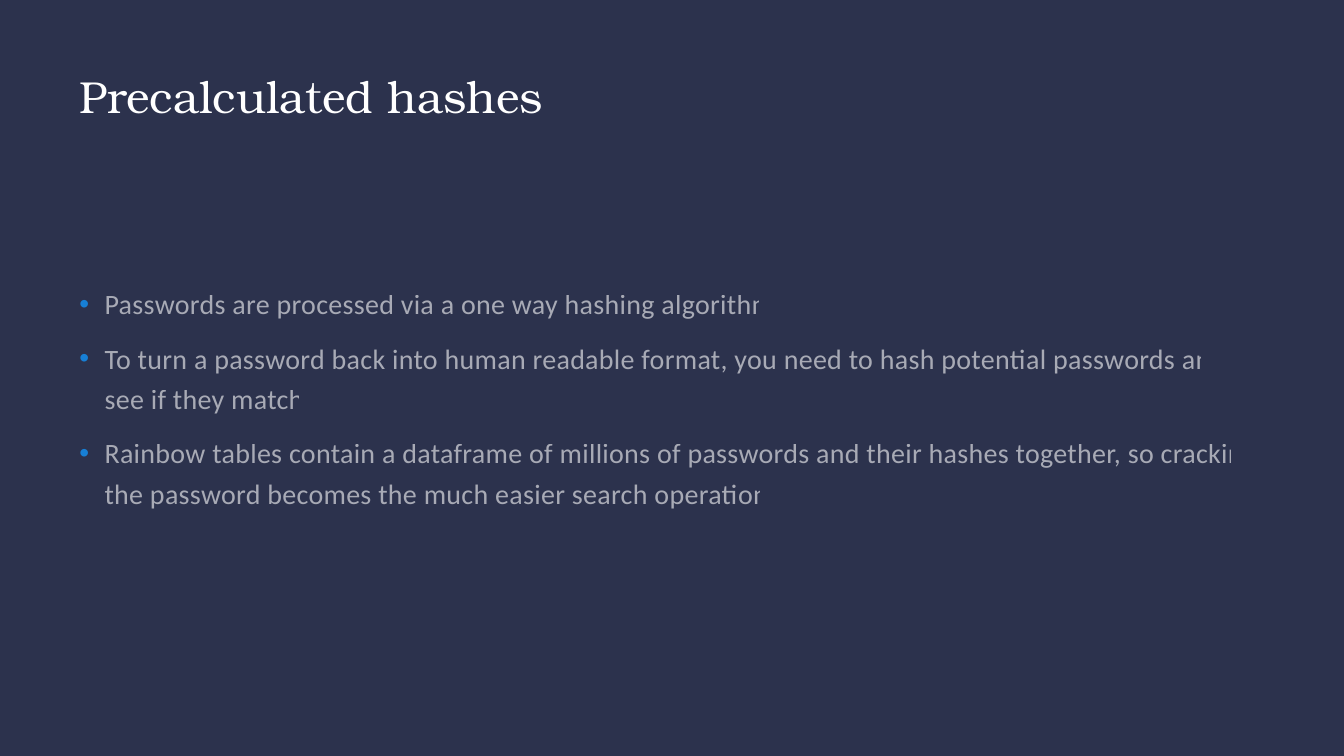
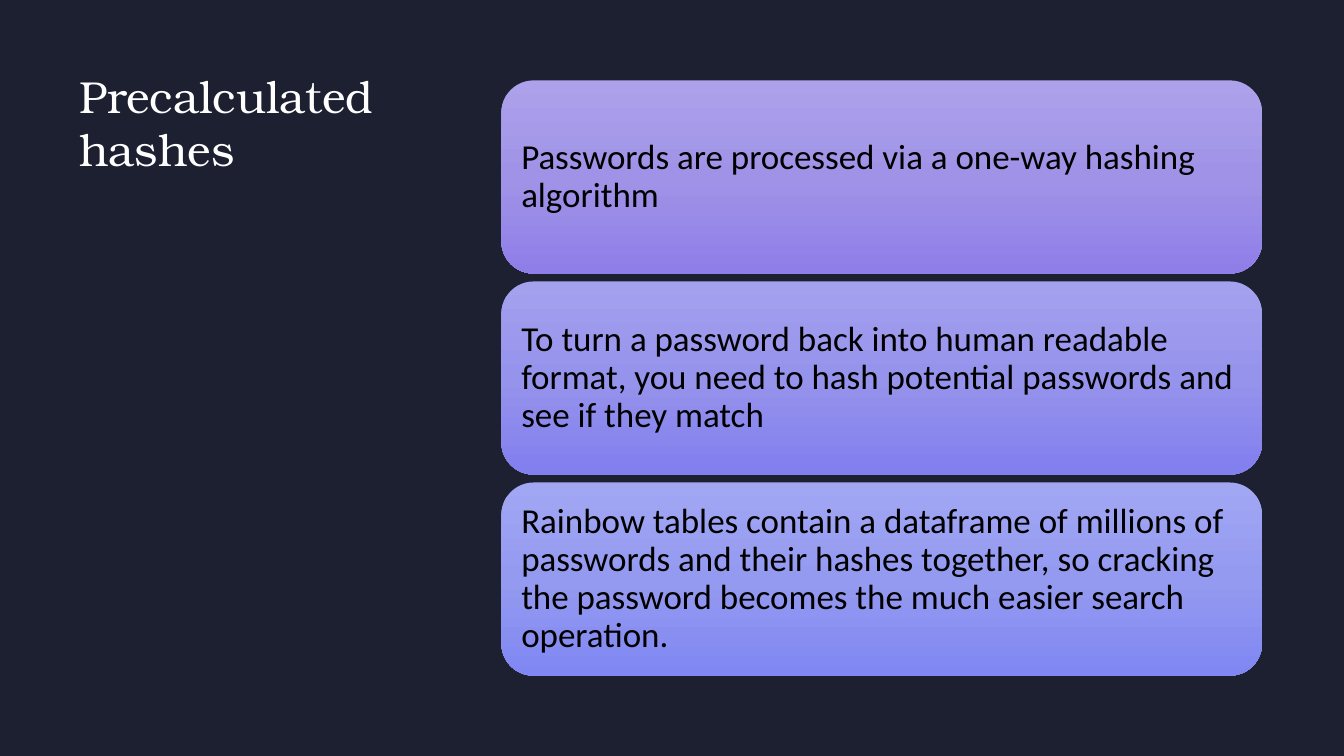
Before and after one commit to Arctic-64/codeclan_homework_JackTiberiusPatton, a slide deck: slide 5 of week_03/day_4/slides_data_presentation.pptx. Drawn at 1344x756 pixels with LibreOffice and Linux fonts; fonts in the diff are those of the drawing. Boxes give left, top, right and bottom in pixels: in the first picture for what was removed or moved away, otherwise in the second. Text is boxed around its words. In the diff, an @@ line names an element or a change of style, - is before the commit and + after.

```diff
--- a/week_03/day_4/slides_data_presentation.pptx
+++ b/week_03/day_4/slides_data_presentation.pptx
@@ rectangle removed at (x1=0, y1=0, x2=1344, y2=756) @@
@@ rectangle added at (x1=0, y1=0, x2=1344, y2=756), fill #1C2031 @@
@@ title "Precalculated hashes" rewrapped from (x1=79, y1=81, x2=543, y2=114) to (x1=79, y1=81, x2=373, y2=167) @@
@@ text removed at (x1=105, y1=295, x2=1256, y2=509) @@
-• Passwords are processed via a one way hashing algorithm
-• To turn a password back into human readable format, you need to hash potential passwords and see if they match
-• Rainbow tables contain a dataframe of millions of passwords and their hashes together, so cracking the password becomes the much easier search operation.
@@ group added at (x1=501, y1=81, x2=1262, y2=677): 3 rounded rectangles, 3 texts @@
+Passwords are processed via a one-way hashing algorithm
+To turn a password back into human readable format, you need to hash potential passwords and see if they match
+Rainbow tables contain a dataframe of millions of passwords and their hashes together, so cracking the password becomes the much easier search operation.
```
Also in this commit, not shown: 5 other slides changed.
